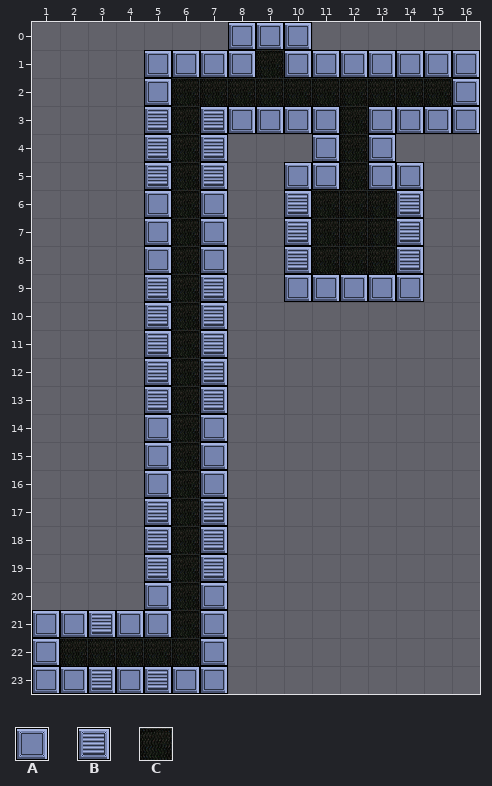
Level history. Tiled map: sudokil/core/assets/maps/campaign/tutorial-level1-5/level.tmx. This is how it looked before the edit.
Cells are 32x32 px. Shown: x 1..16, y 0..23.
Key: from "tileset1": A 16, B 17, C 19.
_ is an empty cell.
Layer "floor" before, first column x 1:
 0 ________________
 1 ________C_______
 2 _____CCCCCCCCCC_
 3 _____C_____C____
 4 _____C_____C____
 5 _____C_____C____
 6 _____C____CCC___
 7 _____C____CCC___
 8 _____C____CCC___
 9 _____C__________
10 _____C__________
11 _____C__________
12 _____C__________
13 _____C__________
14 _____C__________
15 _____C__________
16 _____C__________
17 _____C__________
18 _____C__________
19 _____C__________
20 _____C__________
21 _____C__________
22 _CCCCC__________
23 ________________
Layer "tiles" before, first column x 1:
 0 _______AAA______
 1 ____AAAA_AAAAAAA
 2 ____A__________A
 3 ____B_BAAAA_AAAA
 4 ____B_B___A_A___
 5 ____B_B__AA_AA__
 6 ____A_A__B___B__
 7 ____A_A__B___B__
 8 ____A_A__B___B__
 9 ____B_B__AAAAA__
10 ____B_B_________
11 ____B_B_________
12 ____B_B_________
13 ____B_B_________
14 ____A_A_________
15 ____A_A_________
16 ____A_A_________
17 ____B_B_________
18 ____B_B_________
19 ____B_B_________
20 ____A_A_________
21 AABAA_A_________
22 A_____A_________
23 AABABAA_________
And afterwards:
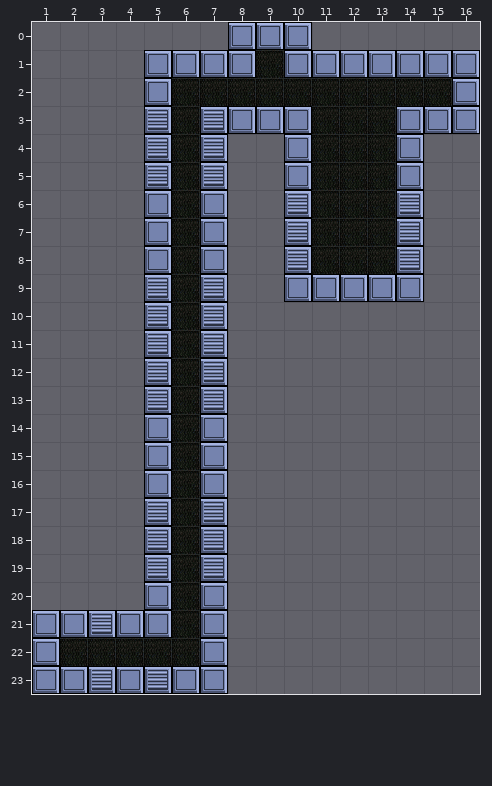
The exact change:
Layer "floor":
y 3..5: x 11 _ -> C; x 13 _ -> C
Layer "tiles":
y 3: x 11 A -> _; x 13 A -> _
y 4: x 10..11 _A -> A_; x 13..14 A_ -> _A
y 5: x 11 A -> _; x 13 A -> _
